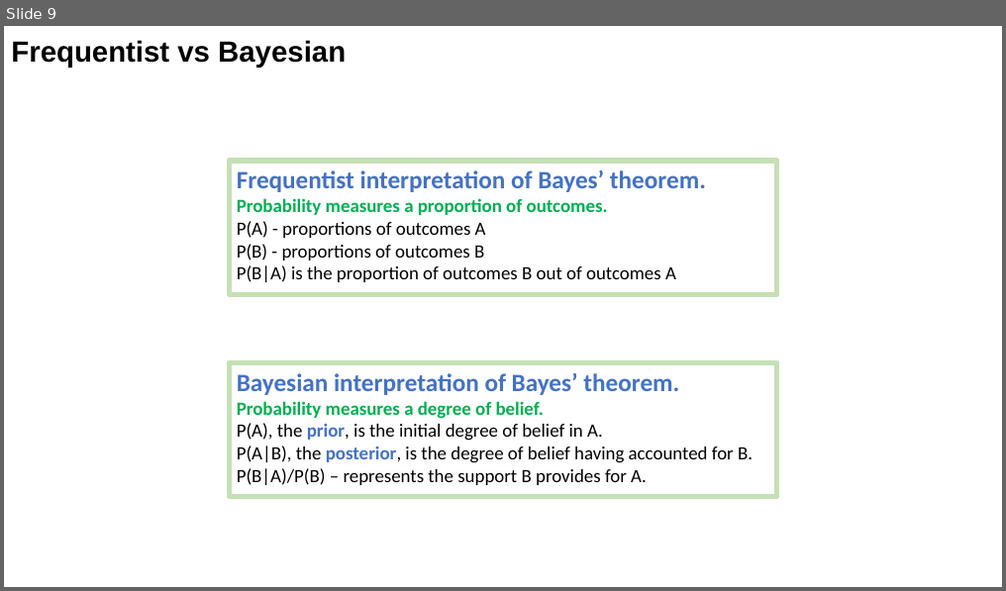
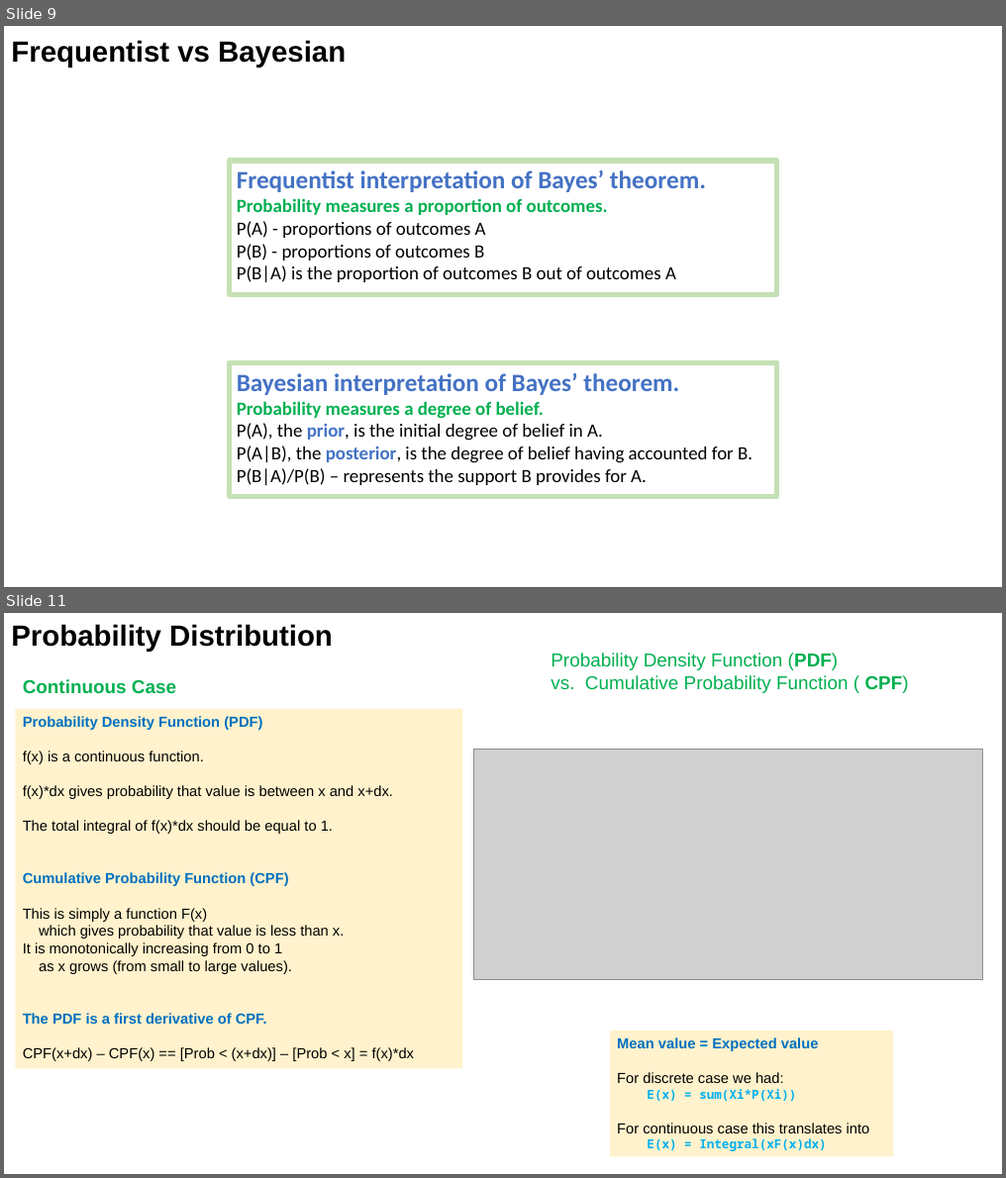
Before and after one commit to lselector/statistics, a slide deck: statistics_01_probability.pptx. Shown one above the other, each under a label of ours: slide 9 before the commit, slides 9 and 11 after it; the slides between them are not shown. The pictures are 1006x591 and 1006x1178 pixels, drawn with LibreOffice and Linux fonts; fonts in the diff are those of the drawing; grey boxes stand for pictures. Boxes give left, top, right and bottom in pixels: in the first picture for what was removed or moved away, otherwise in the second. Text is boxed around its words. In the diff, an @@ line names an element or a change of style, - is before the commit and + after.

```diff
--- a/statistics_01_probability.pptx
+++ b/statistics_01_probability.pptx
@@ slide 11 added at (4, 613, 1002, 1174), background #FFFFFF @@
@@ text added at (11, 624, 333, 652), 28 pt, text #000000, bold @@
+Probability Distribution
@@ text added at (550, 653, 909, 693), 18 pt, text #00B050 @@
+Probability Density Function (PDF)
+vs. Cumulative Probability Function ( CPF)
@@ text added at (23, 679, 176, 694), 18 pt, text #00B050, bold @@
+Continuous Case
@@ rectangle added at (15, 709, 462, 1069), fill #FFF2CC, 14 pt, text #000000 @@
+Probability Density Function (PDF)
+f(x) is a continuous function.
+f(x)*dx gives probability that value is between x and x+dx.
+The total integral of f(x)*dx should be equal to 1.
+Cumulative Probability Function (CPF)
+This is simply a function F(x)
+which gives probability that value is less than x.
+It is monotonically increasing from 0 to 1
+as x grows (from small to large values).
+The PDF is a first derivative of CPF.
+CPF(x+dx) – CPF(x) == [Prob < (x+dx)] – [Prob < x] = f(x)*dx
@@ picture added at (474, 749, 983, 980) @@
@@ rectangle added at (610, 1031, 893, 1157), fill #FFF2CC, 14 pt, text #000000, bold @@
+Mean value = Expected value
+For discrete case we had:
+E(x) = sum(Xi*P(Xi))
+For continuous case this translates into
+E(x) = Integral(xF(x)dx)
```
Also in this commit, not shown: 8 slides changed, 2 other slides added.
